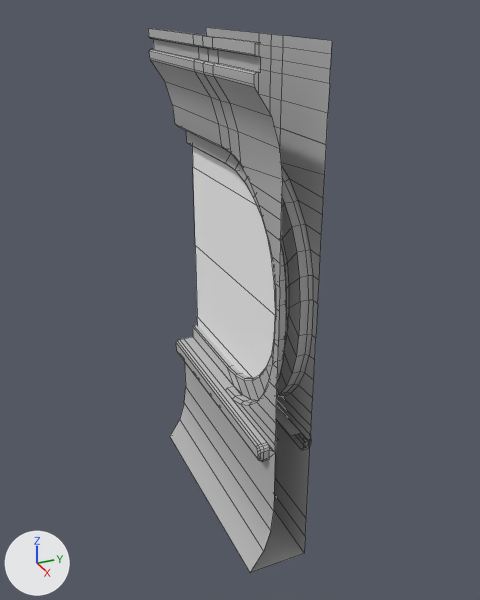
An edit to the FBX model Assets/Meshes/SM_window_endcap.fbx, drawn before and after from the same camera.
Rendered twice from a 50 mm lens placed at (5.583, -1.702, 4.217), pointed at (1.044, 0.341, 1.948). Arrows for +X, +Y and +Z are at lower left; the lights stay in place. Mesh edges are drawn as thin lines. Where no turn or scale is listed for an object, it has been applied to the vertices. Vertices at the same position are counted once.
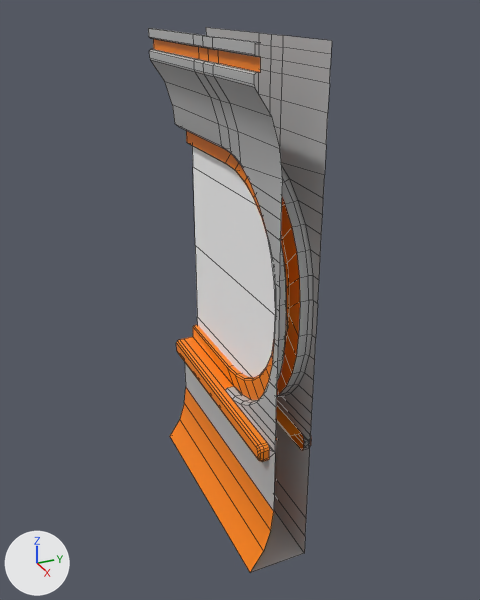
The newer file is also rescaled (x0.01) as a whole; pictures and numbers use the older file's frame.

Boxes (x1, y1, x2, y2) around the edits, measured in the pictures (480 x 600 px; the box of a moved part takes in the faces that stretch with it):
part 1 of me_mesh, moved or reshaped
    both: (184, 129, 326, 511)
part 2 of me_mesh, recoloured (grey to orange)
    both: (153, 39, 304, 572)

What the commit changed:
Material 'lambert3' (mat_lambert3) is new.
Its base color is (1.0, 0.234, 0.0) (orange #ff8500).
me_mesh is used by ob_polysurface38; location (0.0, 0.0, 0.0).
me_mesh had 464 vertices, 345 faces and spanned x 0.0..2.0, y 0.0..0.58, z 0.0..3.98.
me_mesh now has 423 vertices, 345 faces and spans x 0.0..2.0, y 0.0..0.58, z 0.0..3.98.
Part 1, on me_mesh:
41 vertices are removed from x 0.0..2.0, y 0.2..0.5, z 1.12..3.38.
45 faces are deleted.
21 new faces join them, mat_lambert3 (orange #ff8500).
24 new faces join them, mat_lambert1 (grey #bcbcbc).
me_mesh part 2: 140 faces spanning x 0.0..2.0, y 0.0..0.58, z 0.0..3.91 switch from mat_lambert1 (grey #bcbcbc) to mat_lambert3 (orange #ff8500).
